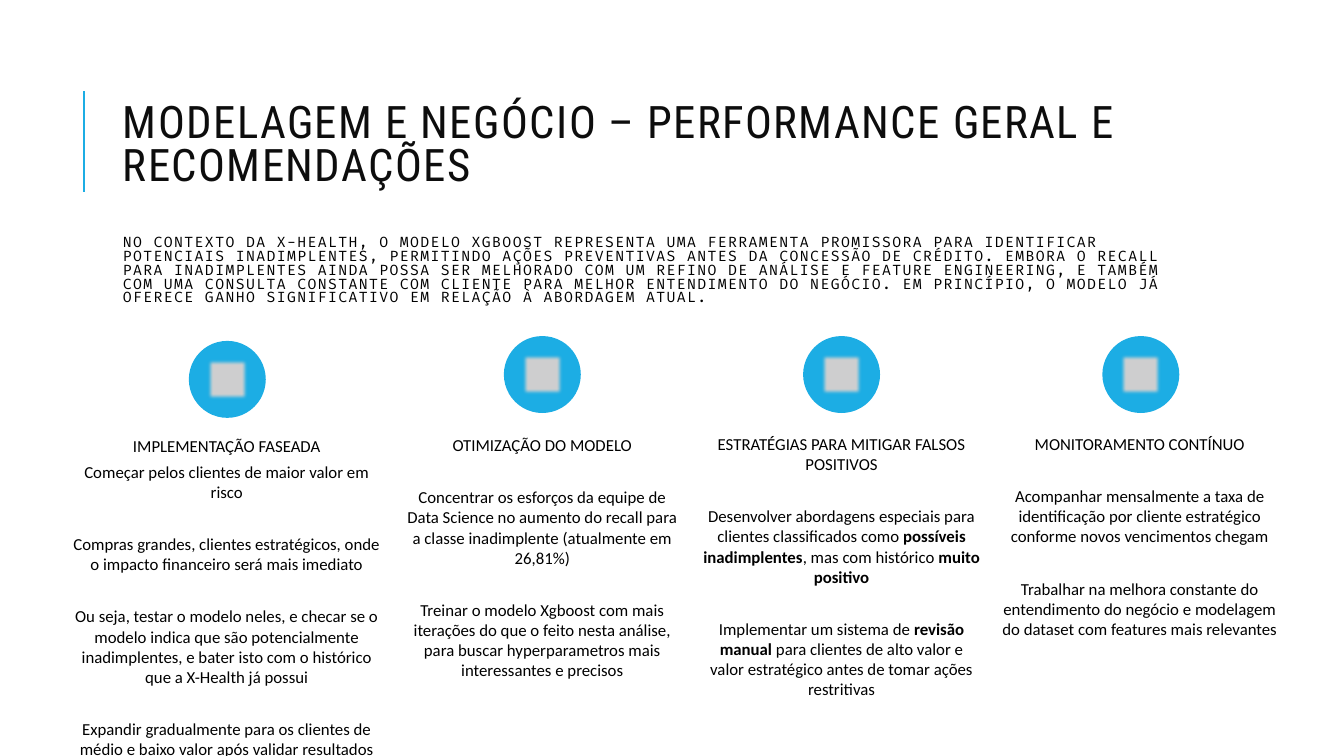
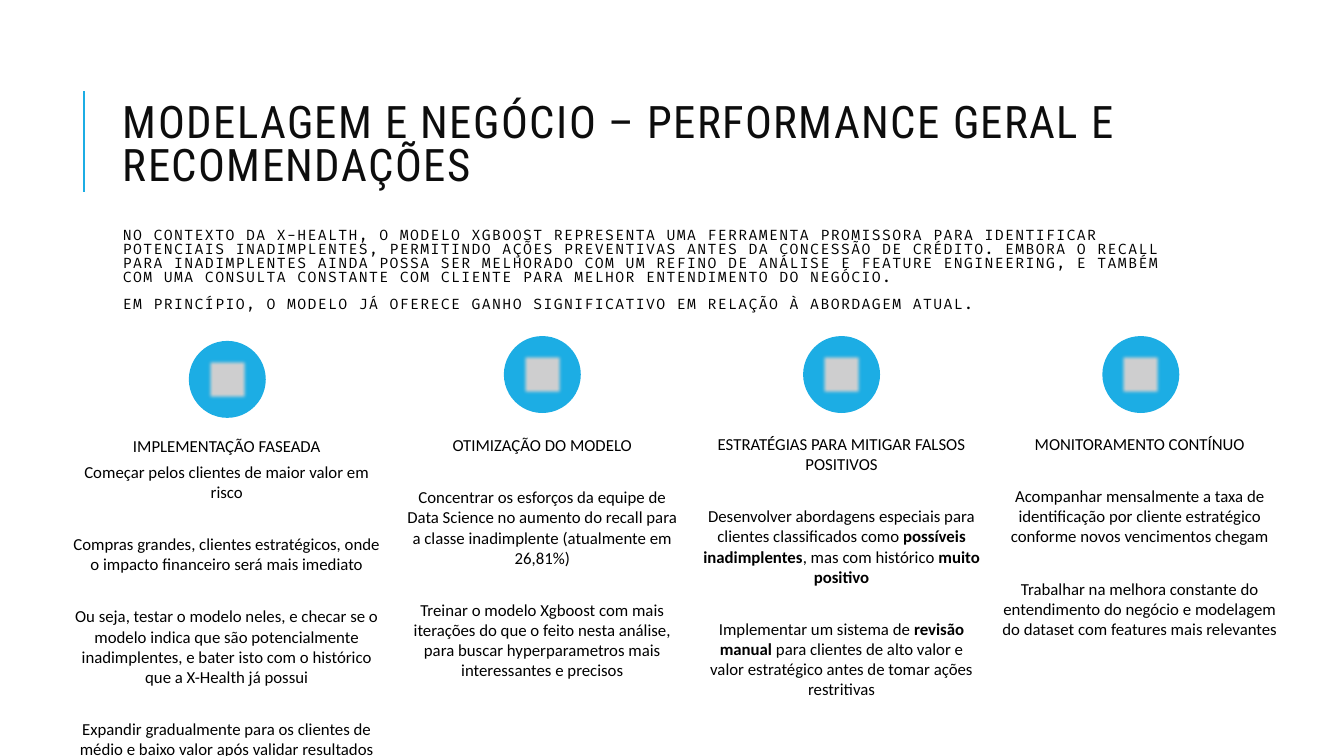
Before and after one commit to AndrewLaganaro/Default_Analysis_Challenge, a slide deck: slide 10 of Assets/Projeto de Predição de Inadimplência – Xhealth.pptx. Drawn at 1344x756 pixels with LibreOffice and Linux fonts; fonts in the diff are those of the drawing; grey boxes stand for pictures. Boxes give left, top, right and bottom in pixels: in the first picture for what was removed or moved away, otherwise in the second. Text is boxed around its words. In the diff, an @@ line names an element or a change of style, - is before the commit and + after.

```diff
--- a/Assets/Projeto de Predição de Inadimplência – Xhealth.pptx
+++ b/Assets/Projeto de Predição de Inadimplência – Xhealth.pptx
@@ text at <box>123,229,1157,313</box>: text changed @@
-NO CONTEXTO DA X-HEALTH, O MODELO XGBOOST REPRESENTA UMA FERRAMENTA PROMISSORA PARA IDENTIFICAR POTENCIAIS INADIMPLENTES, PERMITINDO AÇÕES PREVENTIVAS ANTES DA CONCESSÃO DE CRÉDITO. EMBORA O RECALL PARA INADIMPLENTES AINDA POSSA SER MELHORADO COM UM REFINO DE ANÁLISE E FEATURE ENGINEERING, E TAMBÉM COM UMA CONSULTA CONSTANTE COM CLIENTE PARA MELHOR ENTENDIMENTO DO NEGÓCIO. EM PRINCÍPIO, O MODELO JÁ OFERECE GANHO SIGNIFICATIVO EM RELAÇÃO À ABORDAGEM ATUAL.
+NO CONTEXTO DA X-HEALTH, O MODELO XGBOOST REPRESENTA UMA FERRAMENTA PROMISSORA PARA IDENTIFICAR POTENCIAIS INADIMPLENTES, PERMITINDO AÇÕES PREVENTIVAS ANTES DA CONCESSÃO DE CRÉDITO. EMBORA O RECALL PARA INADIMPLENTES AINDA POSSA SER MELHORADO COM UM REFINO DE ANÁLISE E FEATURE ENGINEERING, E TAMBÉM COM UMA CONSULTA CONSTANTE COM CLIENTE PARA MELHOR ENTENDIMENTO DO NEGÓCIO.
+EM PRINCÍPIO, O MODELO JÁ OFERECE GANHO SIGNIFICATIVO EM RELAÇÃO À ABORDAGEM ATUAL.
```
Also in this commit, not shown: 1 other slide changed, 1 other file.
